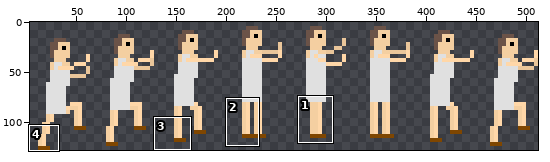
Two versions of one sprite sheet, ApEngProj/APEngProj/APEngProj/Content/Sisyphus.png. Above: a wide view before the commit, with the close-up outlined.
Close-up. First the earlier version:
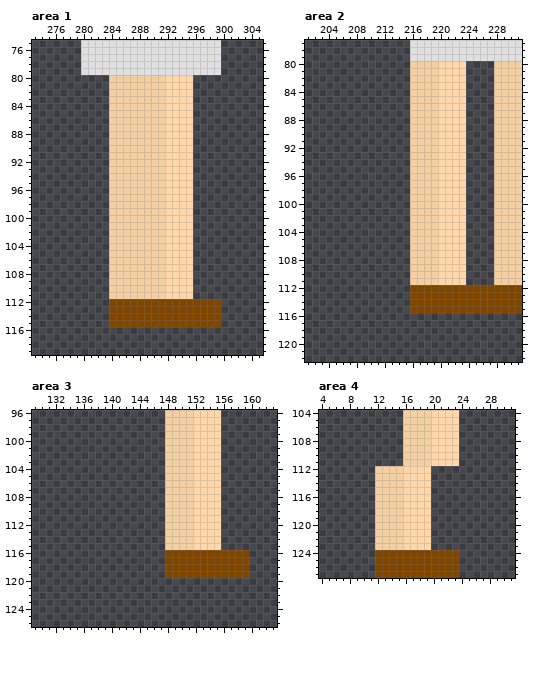
The file is 512x128 pixels. Colours within 5 levels of each other are drawn and written as one. Shown: area 1: x 273..305, y 75..119; area 2: x 201..231, y 77..122; area 3: x 129..163, y 96..126; area 4: x 4..31, y 104..127. The wide view leaves out empty margins. The commit also changed other parts of the picture, which this record leaves out.
After:
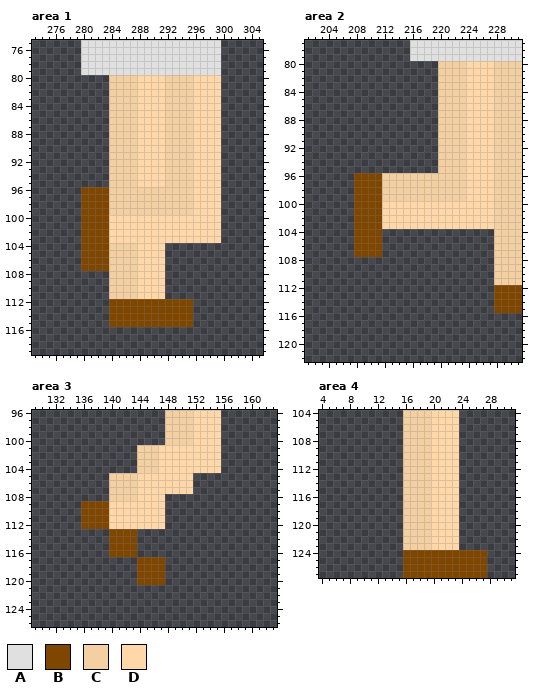
Palette (. is transparent): A #e0e0e0  B #7f4600  C #f4cfa1  D #ffd7a8
The exact change:
Area 1:
The edit adds colour B in rows 96 to 107 at x 280 to 283.
Colour D gives way to colour C in rows 80 to 99 at x 292 to 295.
The edit adds colour D in rows 80 to 103 at x 296 to 299.
Colour C gives way to colour D in rows 80 to 95 at x 288 to 291; in rows 100 to 103 at x 284 to 291; in rows 104 to 111 at x 288 to 291.
Colour B is removed in rows 112 to 115 at x 296 to 299.
Colour D is removed in rows 104 to 111 at x 292 to 295.
Area 2:
The edit adds colour B in rows 96 to 107 at x 208 to 211.
The edit adds colour C in rows 96 to 99 at x 212 to 215.
Colour D gives way to colour C in rows 80 to 99 at x 220 to 223.
The edit adds colour D in rows 80 to 99 at x 224 to 227; in rows 100 to 103 at x 212 to 215 and 224 to 227.
Colour C gives way to colour D in rows 100 to 103 at x 216 to 219.
Colour B is removed in rows 112 to 115 at x 216 to 227.
Colour C is removed in rows 80 to 95 at x 216 to 219; in rows 104 to 111 at x 216 to 219.
Colour D is removed in rows 104 to 111 at x 220 to 223.
Area 3:
The edit adds colour B in rows 109 to 112 at x 136 to 139; in rows 113 to 116 at x 140 to 143; in rows 117 to 120 at x 144 to 147.
The edit adds colour C in rows 101 to 104 at x 144 to 146; in rows 105 to 108 at x 140 to 143.
The edit adds colour D in rows 101 to 104 at x 147; in rows 105 to 108 at x 144 to 147; in rows 109 to 112 at x 140 to 147.
Colour C gives way to colour D in rows 101 to 107 at x 148 to 151.
Colour B is removed in rows 116 to 119 at x 148 to 159.
Colour C is removed in rows 108 to 115 at x 148 to 151.
Colour D is removed in rows 105 to 115 at x 152 to 155.
Area 4:
The edit adds colour B in rows 124 to 127 at x 24 to 27.
Colour D gives way to colour C in rows 112 to 123 at x 16 to 19.
The edit adds colour D in rows 112 to 123 at x 20 to 23.
Colour B is removed in rows 124 to 127 at x 12 to 15.
Colour C is removed in rows 112 to 123 at x 12 to 15.
Pixel boxes of the changes (left, top, right, bottom) in both close-ups:
changed: (81, 75, 221, 327)
changed: (354, 61, 494, 313)
changed: (81, 445, 249, 585)
changed: (375, 466, 487, 578)
